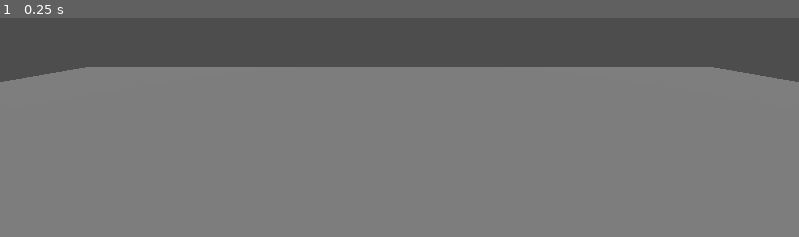
Above: before the commit, frame 1.
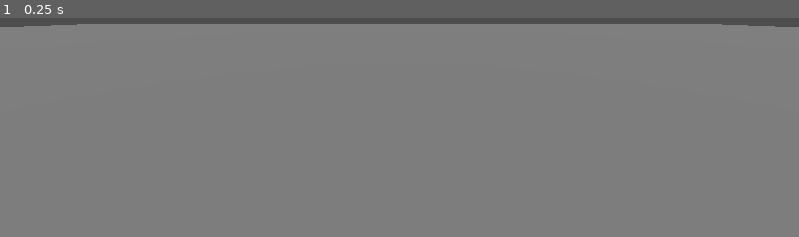
Above: after the commit, the same moment.

Repository: Gabe051/AsbestosisDev
Game: Godot game, scene res://Scenes/main.tscn
Same seed, same stepped clock (60 frames per second), same inputs: the game is played once before the commit and once after it.
Inputs:
- Up to frame 1 (0.25 s): no input

The runs differ from the first frame. In frame 1, 20% of the frame differs, in the area x 0-100%, y 2-30%.

Commit message:
Added State Machine and Player States template

Diff:
--- a/Scenes/main.tscn
+++ b/Scenes/main.tscn
@@ -1,6 +1,10 @@
-[gd_scene load_steps=5 format=3 uid="uid://dn8bl2u6mr243"]
+[gd_scene load_steps=9 format=3 uid="uid://dn8bl2u6mr243"]
 
 [ext_resource type="Script" path="res://Scripts/PlayerController.gd" id="1_aoy2g"]
+[ext_resource type="Script" path="res://Scripts/StateMachine.gd" id="2_bfwtv"]
+[ext_resource type="Script" path="res://Scripts/States/IdlePlayerState.gd" id="3_1h6mn"]
+[ext_resource type="Script" path="res://Scripts/States/WalkingPlayerState.gd" id="4_2rade"]
+[ext_resource type="Script" path="res://Scripts/States/SprintingPlayerState.gd" id="5_785xw"]
 
 [sub_resource type="BoxMesh" id="BoxMesh_pdamw"]
 
@@ -17,7 +21,7 @@
 transform = Transform3D(1, 0, 0, 0, 1, 0, 0, 0, 1, 0, -0.49117, 0)
 
 [node name="GroundVis" type="MeshInstance3D" parent="Structures/Ground"]
-transform = Transform3D(18.3132, 0, 0, 0, 0.850941, 0, 0, 0, 17.0395, 0, 0, 0)
+transform = Transform3D(89.5759, 0, 0, 0, 0.845658, 0, 0, 0, 86.5329, 0, 0, 0)
 mesh = SubResource("BoxMesh_pdamw")
 
 [node name="CollisionShape3D" type="CollisionShape3D" parent="Structures/Ground"]
@@ -44,3 +48,16 @@
 transform = Transform3D(1, 0, 0, 0, 1, 0, 0, 0, 1, 0, 1.6, 0)
 
 [node name="Camera3D" type="Camera3D" parent="Player/Head"]
+
+[node name="StateMachine" type="Node" parent="Player" node_paths=PackedStringArray("current_state")]
+script = ExtResource("2_bfwtv")
+current_state = NodePath("IdlePlayerState")
+
+[node name="IdlePlayerState" type="Node" parent="Player/StateMachine"]
+script = ExtResource("3_1h6mn")
+
+[node name="WalkingPlayerState" type="Node" parent="Player/StateMachine"]
+script = ExtResource("4_2rade")
+
+[node name="SprintingPlayerState" type="Node" parent="Player/StateMachine"]
+script = ExtResource("5_785xw")
--- a/Scripts/PlayerController.gd
+++ b/Scripts/PlayerController.gd
@@ -1,25 +1,6 @@
 extends CharacterBody3D
 
-
-const SPEED = 5.0
-const JUMP_VELOCITY = 4.5
-
-# Get the gravity from the project settings to be synced with RigidBody nodes.
-var gravity = ProjectSettings.get_setting("physics/3d/default_gravity")
-
+var target_speed = 0.0
 
 func _physics_process(delta):
-	# Add the gravity.
-	if not is_on_floor():
-		velocity.y -= gravity * delta
-
-
-
-	# Get the input direction and handle the movement/deceleration.
-	# As good practice, you should replace UI actions with custom gameplay actions.
-	var input_dir = Input.get_vector("left", "right", "forward", "backward")
-	var direction = (transform.basis * Vector3(input_dir.x, 0, input_dir.y)).normalized()
-
-
-
-	move_and_slide()
+	pass
--- a/Scripts/State.gd
+++ /dev/null
@@ -1,18 +0,0 @@
-extends Node
-
-var state_machine = null
-
-func handle_input(_event: InputEvent) -> void:
-	pass
-
-func update(_delta: float) -> void:
-	pass
-
-# Called when the node enters the scene tree for the first time.
-func _ready():
-	pass # Replace with function body.
-
-
-# Called every frame. 'delta' is the elapsed time since the previous frame.
-func _process(delta):
-	pass
--- /dev/null
+++ b/Scripts/StateMachine.gd
@@ -0,0 +1,41 @@
+class_name StateMachine
+
+extends State
+
+
+
+@export var current_state : State
+var states: Dictionary = {}
+
+# Called when the node enters the scene tree for the first time.
+func _ready():
+	for child in get_children():
+		if child is State:
+			states[child.name] = child
+			child.transition.connect(on_child_transition)
+		else:
+			push_warning("State machine contains incompatible child node")
+	current_state.enter()
+
+
+func _process(delta):
+	current_state.update(delta)
+
+func _physics_process(delta):
+	current_state.physics_update(delta)
+
+func _unhandled_input(event):
+	current_state.handle_input(event)
+
+
+func on_child_transition(new_state_name: StringName) -> void:
+	var new_state = states.get(new_state_name)
+	if new_state != null:
+		if new_state != current_state:
+			current_state.exit()
+			new_state.enter()
+			current_state = new_state
+		else:
+			push_warning("State does not exist")
+	else:
+		print("new state is null")
--- /dev/null
+++ b/Scripts/States/IdlePlayerState.gd
@@ -0,0 +1,21 @@
+class_name IdlePlayerState
+
+extends State
+
+@onready var player := $"../.."
+
+func enter() -> void:
+	print("Idle")
+
+func exit() -> void:
+	pass
+
+func update(delta : float) -> void:
+	if Input.is_action_pressed("forward"):
+		transition.emit("WalkingPlayerState")
+
+func physics_update(delta : float) -> void:
+	pass
+
+func handle_input(event) -> void:
+	pass
--- /dev/null
+++ b/Scripts/States/SprintingPlayerState.gd
@@ -0,0 +1,27 @@
+class_name SprintingPlayerState
+
+extends State
+
+@onready var player := $"../.."
+
+func enter() -> void:
+	print("now sprinting")
+
+func exit() -> void:
+	pass
+
+func update(delta : float) -> void:
+
+	if Input.get_vector("left","right","forward", "backward") == Vector2.ZERO:
+		transition.emit("IdlePlayerState")
+
+	if Input.is_action_pressed("sprint"):
+		pass
+	else:
+		transition.emit("WalkingPlayerState")
+
+func physics_update(delta : float) -> void:
+	pass
+
+func handle_input(event) -> void:
+	pass
--- /dev/null
+++ b/Scripts/States/State.gd
@@ -0,0 +1,21 @@
+class_name State
+
+extends Node
+#signal transition for communicating between state scripts
+signal transition(new_state_name: StringName)
+
+#virtual functions
+func enter() -> void:
+	pass
+
+func exit() -> void:
+	pass
+
+func update(delta : float) -> void:
+	pass
+
+func physics_update(delta : float) -> void:
+	pass
+
+func handle_input(event) -> void:
+	pass
--- /dev/null
+++ b/Scripts/States/WalkingPlayerState.gd
@@ -0,0 +1,27 @@
+class_name WalkingPlayerState
+
+extends State
+
+@onready var player := $"../.."
+
+func enter() -> void:
+	player.target_speed = 5.0
+
+func exit() -> void:
+	pass
+
+func physics_update(delta : float) -> void:
+	pass
+
+
+func update(delta : float) -> void:
+
+	if Input.get_vector("left","right","forward", "backward") == Vector2.ZERO:
+		transition.emit("IdlePlayerState")
+
+	if Input.is_action_pressed("sprint"):
+		transition.emit("SprintingPlayerState")
+
+
+func handle_input(event) -> void:
+	pass
